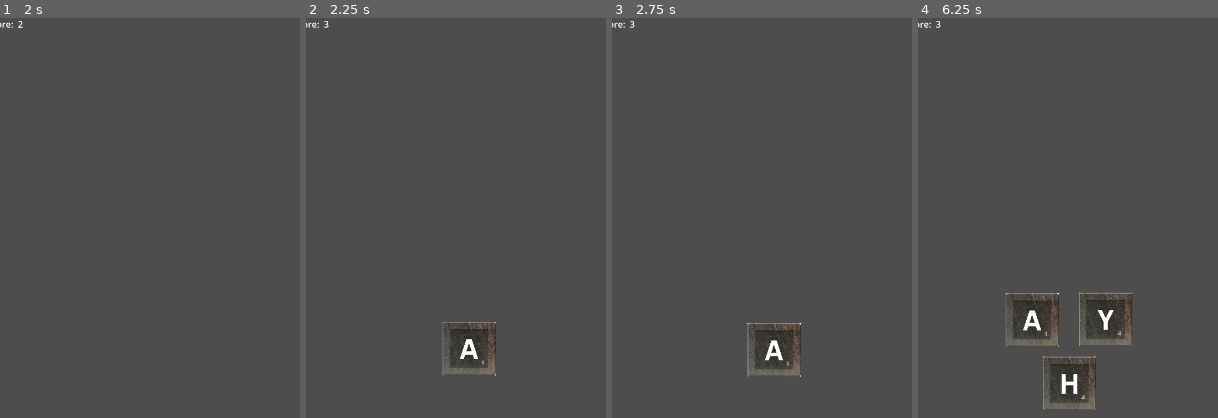
Above: before the commit, frames 1-4 (left to right).
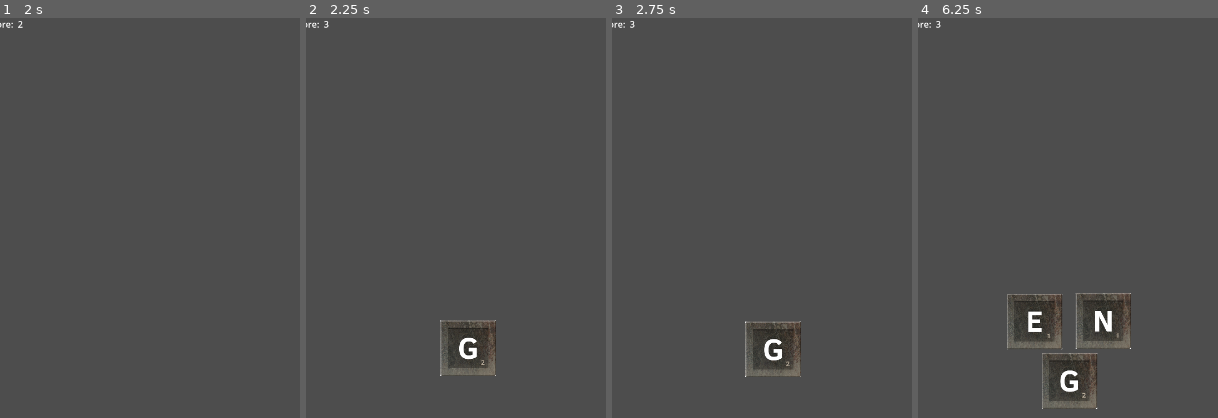
Above: after the commit, the same moments.

Repository: fourbytes/LD55
Game: Godot game, scene res://Main.tscn
The game is run twice, just before and just after one commit, with the same random seed, the same clock (stepped at 60 frames per second) and the same inputs.
Inputs (mouse positions are % of the whole screen's width and height, from its top left):
- Up to frame 1 (2 s): click (0, 0) at 0.5 s; click (0, 0) at 1.25 s
- Up to frame 2 (2.25 s): click (0, 0) at 2 s
- Up to frame 3 (2.75 s): no input
- Up to frame 4 (6.25 s): move the mouse to (72, 45) at 2.77 s; click (72, 45) at 2.85 s; move the mouse to (30, 55) at 3.52 s; click (30, 55) at 3.6 s; move the mouse to (60, 28) at 4.27 s; click (60, 28) at 4.35 s; move the mouse to (45, 70) at 5.02 s; click (45, 70) at 5.1 s; move the mouse to (80, 65) at 5.77 s; click (80, 65) at 5.85 s
The pictures show only the part of the screen within x 25-75%, y 10-60%; the shares and areas given below are measured in that part.

Frame 1 is identical in both runs. In frame 2, 0.6% of the frame differs, in the area x 44-64%, y 75-90%; in frame 3, 0.6%; in frame 4, 2.3%, in the area x 29-72%, y 68-98%.

Commit message:
weighted letter selection.

Diff:
--- a/Tile.gd
+++ b/Tile.gd
@@ -4,11 +4,28 @@
 var letter: String
 var isSelected: bool = false
 
+var letter_weights = {
+	'E': 12.02, 'T': 9.10, 'A': 8.12, 'O': 7.68, 'I': 7.31,
+	'N': 6.95, 'S': 6.28, 'R': 6.02, 'H': 5.92, 'D': 4.32,
+	'L': 3.98, 'U': 2.88, 'C': 2.71, 'M': 2.61, 'F': 2.30,
+	'Y': 2.11, 'W': 2.09, 'G': 2.03, 'P': 1.82, 'B': 1.49,
+	'V': 1.11, 'K': 0.69, 'X': 0.17, 'Q': 0.11, 'J': 0.10,
+	'Z': 0.07
+}
+
 func _init():
 	var rng = RandomNumberGenerator.new()
 	rng.randomize()  # Ensure a different seed each time the game starts
-	var ascii_value = rng.randi_range(65, 90)  # ASCII values from 65 to 90
-	letter = char(ascii_value)
+
+	var total_weight = 100.0
+	var random_weight = rng.randf() * total_weight
+
+	var cumulative_weight = 0.0
+	for letter_char in letter_weights.keys():
+		cumulative_weight += letter_weights[letter_char]
+		if random_weight <= cumulative_weight:
+			letter = letter_char
+			break
 
 func select():
 	isSelected = true
--- a/scenes/GameSession/LetterCircle/LetterCircle.gd
+++ b/scenes/GameSession/LetterCircle/LetterCircle.gd
@@ -1,8 +1,8 @@
 extends Node2D
 
 # Move letters and selected letters to store.gd
-const square_size = 96.0
-const spacing = 160.0
+const square_size = 100.0
+const spacing = 150.0
 
 const timer_duration = 2  # Duration in seconds
 const rotation_speed = 0.25  # Rotation speed in radians per second
@@ -61,9 +61,6 @@
 		add_child(sprite)
 
 func _on_timer_timeout():
-	# Generate a random letter
-	var random_letter = char(randi() % 26 + 65)  # Random uppercase letter (ASCII code)
-
 	# Generate a random index to insert the letter
 	var random_index = randi() % (len(Store.tiles) + 1)
 
